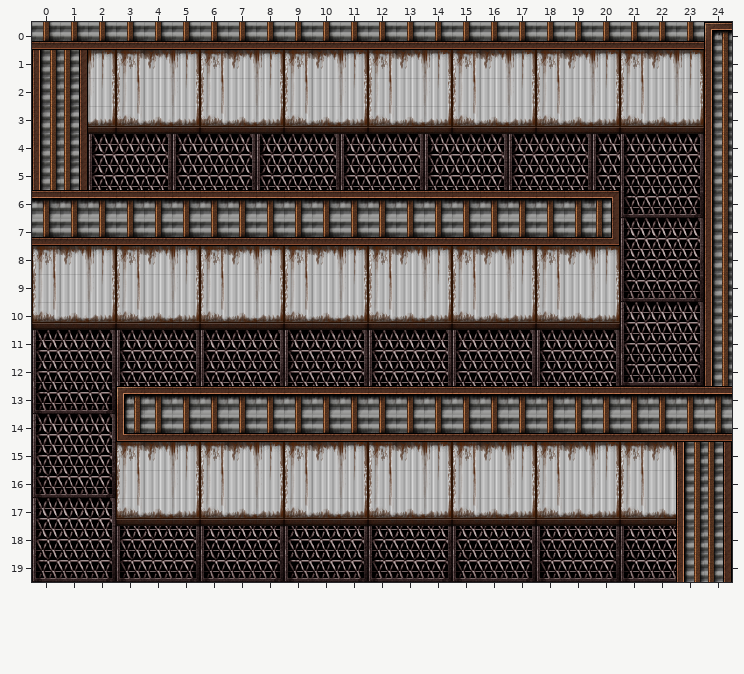
A Tiled map gets an edit: APN/assets/tileset/level5.tmx. The picture above was drawn from the file before the commit.
Cells are 32x32 px. Shown: x 0..24, y 0..19.
The result:
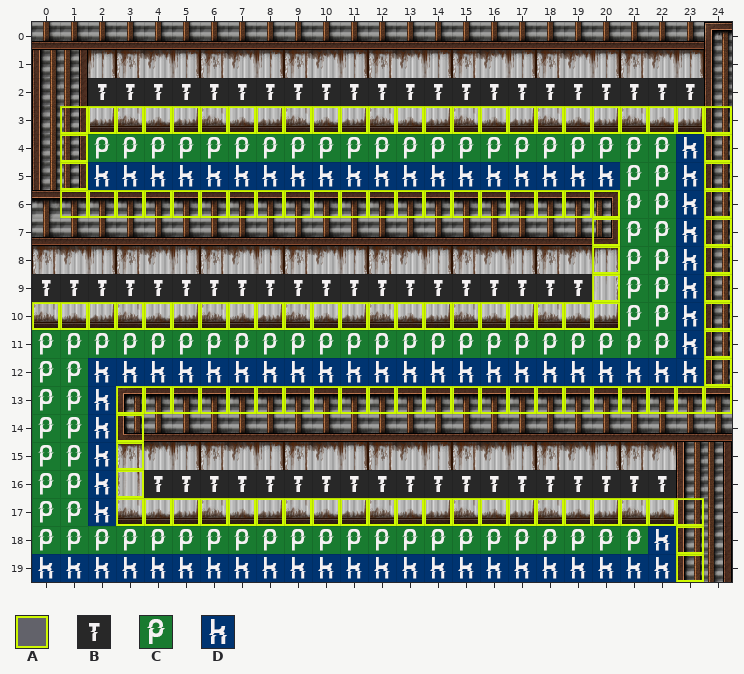
Key: from "ColTex2": A 1; from "ColTex3": B 2, C 3, D 4.
_ is an empty cell.
Tiles of an added or newly shown layer are drawn over the layers below it.
The exact change:
Layer "Tile Layer 2" (now shown):
The author put tile A in row 3 at x 1 to 24; in rows 4 to 5 at x 1 and 24; in row 6 at x 1 to 20 and 24; in rows 7 to 9 at x 20 and 24; in row 10 at x 0 to 20 and 24; in rows 11 to 12 at x 24.
The author put tile A in row 13 at x 3 to 24; in rows 14 to 16 at x 3; in row 17 at x 3 to 23; in rows 18 to 19 at x 23.
The author put tile B in row 2 at x 2 to 23; in row 9 at x 0 to 19; in row 16 at x 4 to 22.
The author put tile C in row 4 at x 2 to 22; in rows 5 to 10 at x 21 to 22; in row 11 at x 0 to 22; in rows 12 to 17 at x 0 to 1; in row 18 at x 0 to 21.
The author put tile D in row 4 at x 23; in row 5 at x 2 to 20 and 23; in rows 6 to 11 at x 23; in row 12 at x 2 to 23; in rows 13 to 17 at x 2; in row 18 at x 22.
The author put tile D in row 19 at x 0 to 22.
Boxes around the changes in both pictures, in picture pixels (x1, y1, x2, y2):
added: (32, 78, 732, 582)
